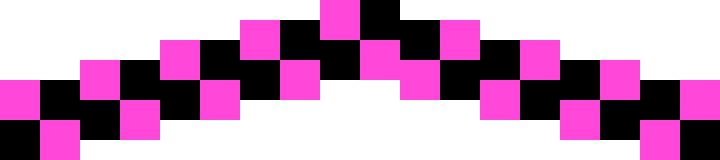
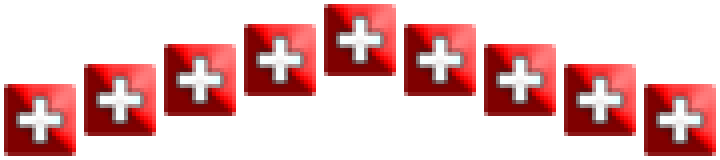
Layered file, before and after one edit (720x160). Changes by layer:
added layer "Layer 3 copy 8" above "Layer 3 copy 7" over (x1=644, y1=84, x2=716, y2=156)
added layer "Layer 3 copy 7" above "Layer 3 copy 6" over (x1=564, y1=64, x2=636, y2=136)
added layer "Layer 3 copy 6" above "Layer 3 copy 5" over (x1=484, y1=44, x2=556, y2=116)
added layer "Layer 3 copy 5" above "Layer 3 copy 4" over (x1=404, y1=24, x2=476, y2=96)
added layer "Layer 3 copy 4" above "Layer 3 copy 3" over (x1=324, y1=4, x2=396, y2=76)
added layer "Layer 3 copy 3" above "Layer 3 copy 2" over (x1=244, y1=24, x2=316, y2=96)
added layer "Layer 3 copy 2" above "Layer 3 copy" over (x1=164, y1=44, x2=236, y2=116)
added layer "Layer 3 copy" above "Layer 3" over (x1=84, y1=64, x2=156, y2=136)
added layer "Layer 3" above "Layer 2 copy 6" over (x1=4, y1=84, x2=76, y2=156)
hid "Layer 2 copy 6" over (x1=400, y1=20, x2=480, y2=100)
hid "Layer 2 copy 5" over (x1=480, y1=40, x2=560, y2=120)
hid "Layer 2 copy 4" over (x1=560, y1=60, x2=640, y2=140)
hid "Layer 1 copy" over (x1=640, y1=80, x2=720, y2=160)
hid "Layer 2 copy 3" over (x1=320, y1=0, x2=400, y2=80)
hid "Layer 2 copy 2" over (x1=240, y1=20, x2=320, y2=100)
hid "Layer 2 copy" over (x1=160, y1=40, x2=240, y2=120)
hid "Layer 2" over (x1=80, y1=60, x2=160, y2=140)
hid "Layer 1" over (x1=0, y1=80, x2=80, y2=160)
